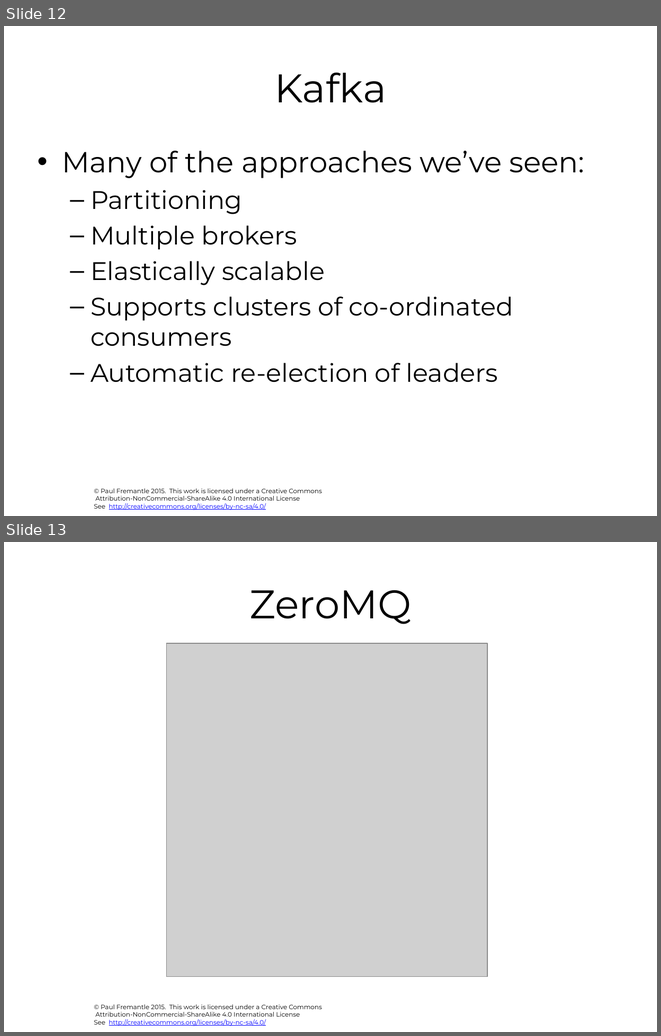
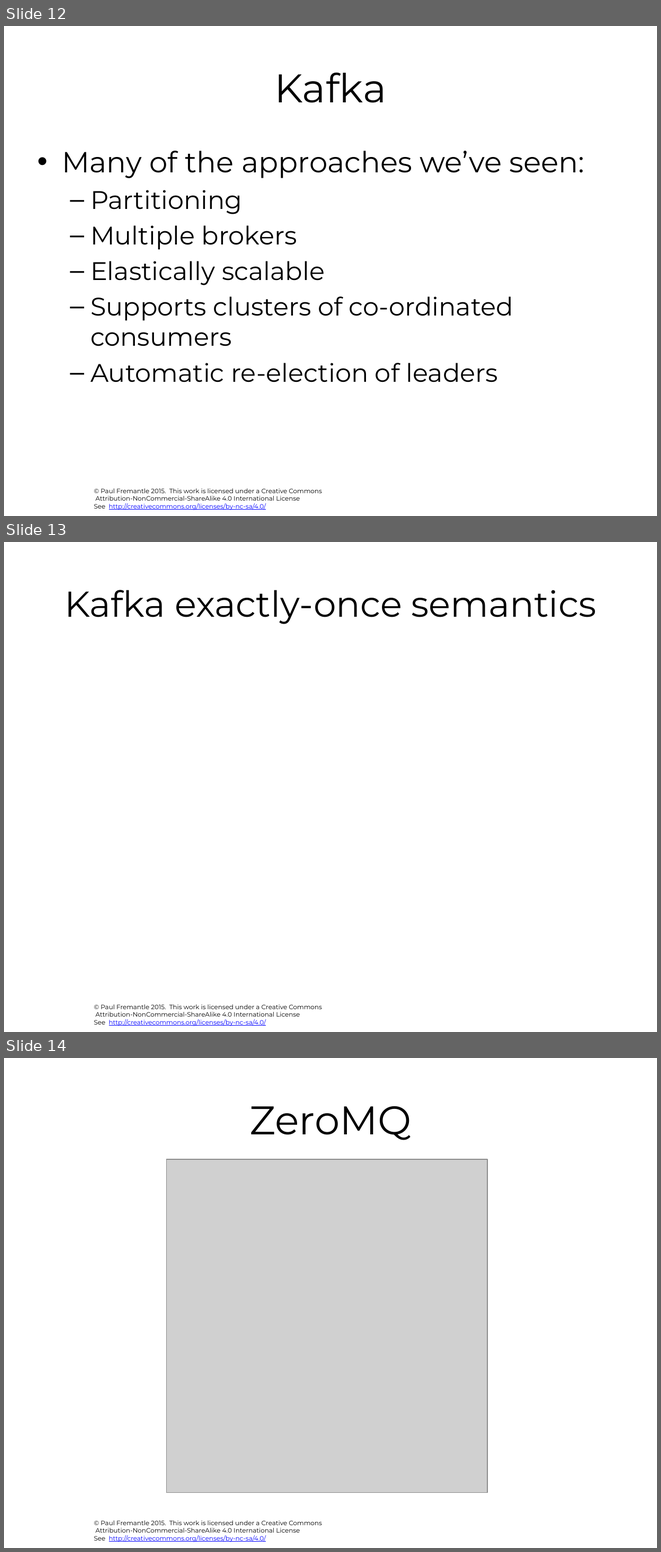
Before and after one commit to pzfreo/ox-clo, a slide deck: pres-source/11-realtime-bigdata.pptx. Shown one above the other, each under a label of ours: slides 12 and 13 before the commit, slides 12, 13 and 14 after it. The pictures are 661x1036 and 661x1552 pixels, drawn with LibreOffice and Linux fonts; fonts in the diff are those of the drawing; grey boxes stand for pictures; background and template pictures are left out. Boxes give left, top, right and bottom in pixels: in the first picture for what was removed or moved away, otherwise in the second. Text is boxed around its words. In the diff, an @@ line names an element or a change of style, - is before the commit and + after.

```diff
--- a/pres-source/11-realtime-bigdata.pptx
+++ b/pres-source/11-realtime-bigdata.pptx
@@ slide 13 added at <box>4,542,657,1032</box>, background #FFFFFF; not listed: 1 template element that a slide beside it also shows @@
@@ title added at <box>64,590,597,624</box>, 39.6 pt, text #000000 @@
+Kafka exactly-once semantics
@@ what was slide 13 is now slide 14 @@
```
Also in this commit, not shown: 2 slides changed, 3 other slides added, 2 other files.
